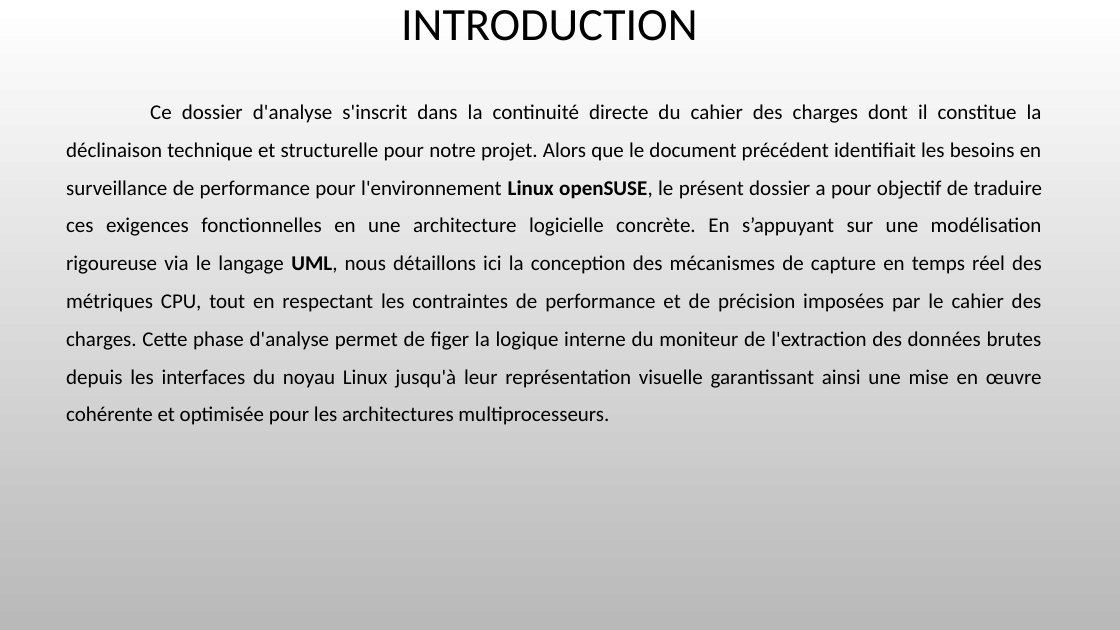
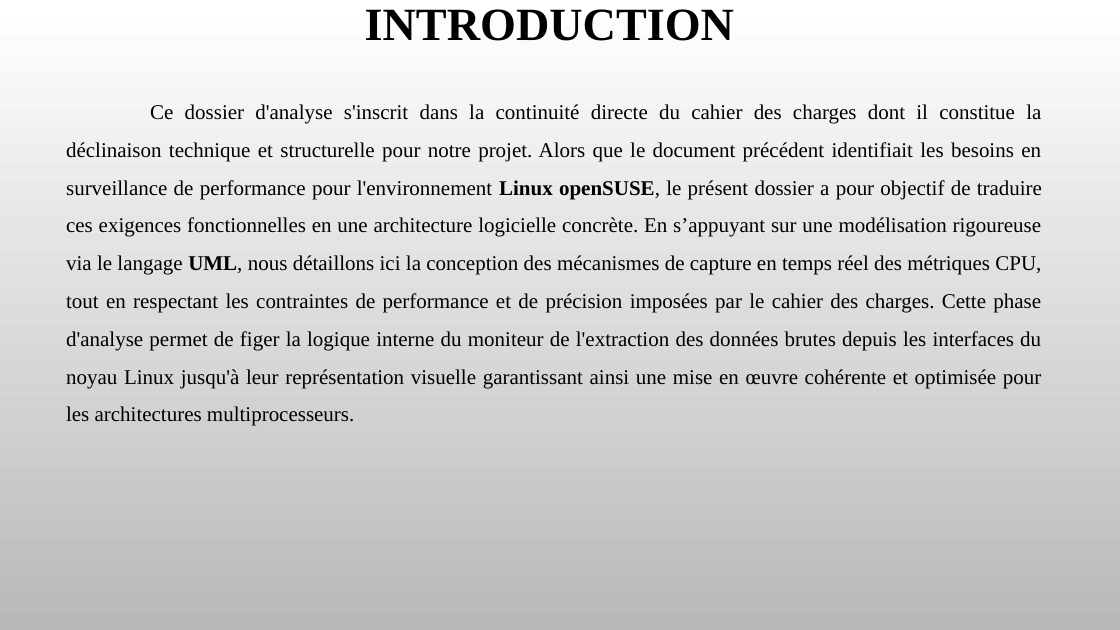
Before and after one commit to OpenSecureFoundation/Linux-Multicore-Monitor, a slide deck: slide 4 of Dossier d'analyse 2.pptx. Drawn at 1120x630 pixels with LibreOffice and Linux fonts; fonts in the diff are those of the drawing; background and template pictures are left out. Boxes give left, top, right and bottom in pixels: in the first picture for what was removed or moved away, otherwise in the second. Text is boxed around its words. In the diff, an @@ line names an element or a change of style, - is before the commit and + after.

```diff
--- a/Dossier d'analyse 2.pptx
+++ b/Dossier d'analyse 2.pptx
@@ title "INTRODUCTION" at <box>365,9,734,41</box>: font Calibri to Times New Roman, bold on @@
@@ text "Ce dossier d'analyse s'inscrit dans ..." at <box>66,104,1042,426</box>: font Calibri to Times New Roman @@
```
Also in this commit, not shown: 15 other slides changed, 2 other files.
